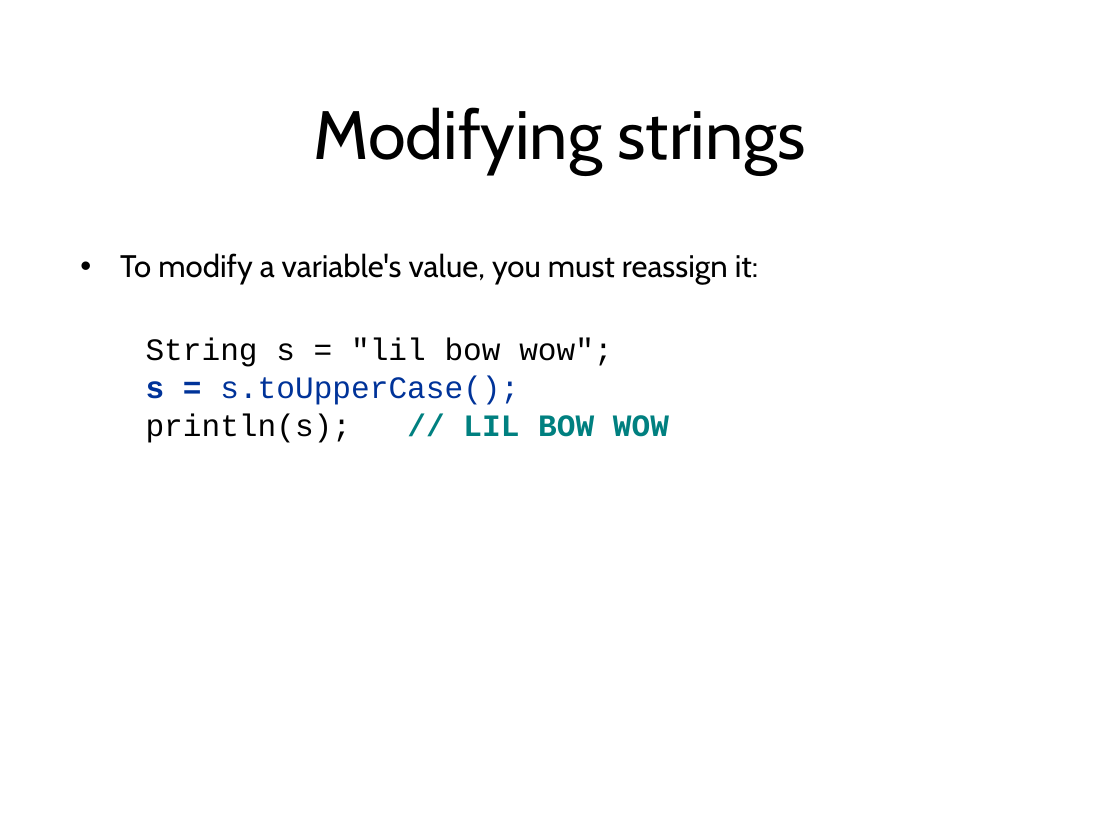
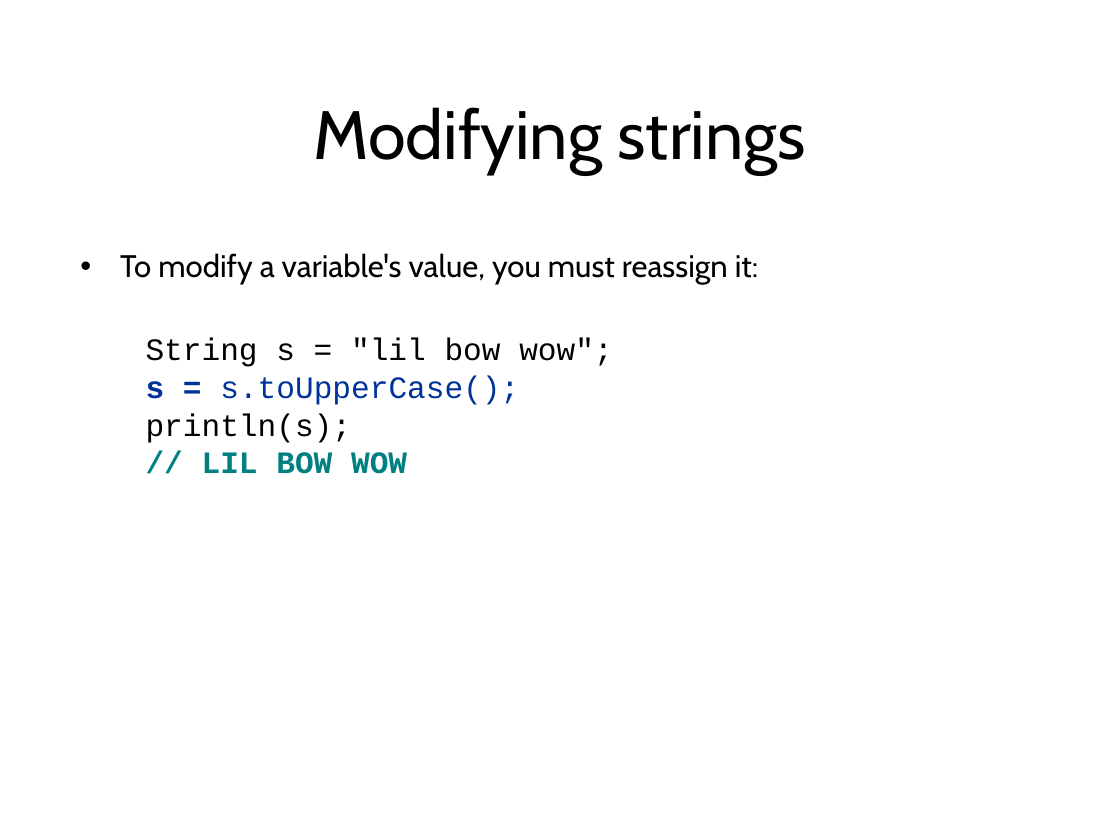
Before and after one commit to LongBaoNguyen/longbaonguyen.github.io, a slide deck: slide 9 of courses/apcsp/lecture14.ppt. Drawn at 1120x840 pixels with LibreOffice and Linux fonts; fonts in the diff are those of the drawing; background and template pictures are left out. Boxes give left, top, right and bottom in pixels: in the first picture for what was removed or moved away, otherwise in the second. Text is boxed around its words. In the diff, an @@ line names an element or a change of style, - is before the commit and + after.

```diff
--- a/courses/apcsp/lecture14.ppt
+++ b/courses/apcsp/lecture14.ppt
@@ text at box(146, 413, 407, 474): text changed @@
-  println(s); // LIL BOW WOW
+  println(s);
+  // LIL BOW WOW
```
Also in this commit, not shown: 7 other slides changed, 1 slide removed, 12 other files.
